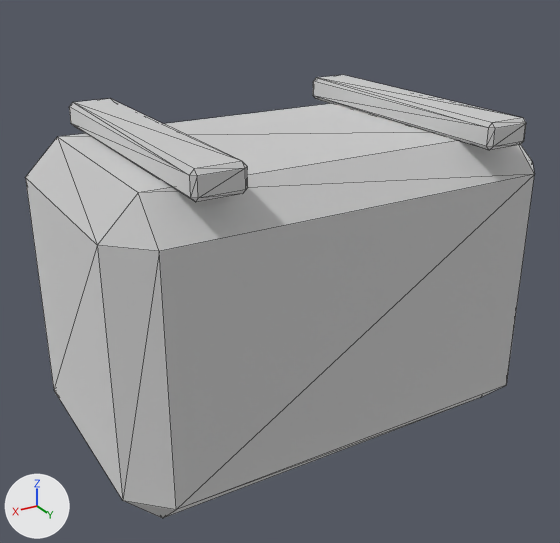
Two versions of the glTF model ambush_loop/art/v2/models/ammo_pack_lod0.glb, one commit apart.
Rendered twice from a camera (50 mm lens) standing at (0.281, 0.458, 0.346) and looking at (0.01, 0.006, 0.12). The lights are fixed; the arrows at lower left show +X, +Y and +Z. The picture after the commit comes second. Mesh edges are drawn as thin lines. Vertices at exactly the same position are counted once.

Script lines for the objects in view, before the commit:
```python
me_cube_365 = bpy.data.meshes.new('Cube.365')
me_cube_365.from_pydata(...)  # 72 vertices, 132 faces; spans x -0.165..0.165, y -0.105..0.105, z 0.0..0.237
me_cube_365.materials.append(mat_v2_actor_atlas)  # white #e7e7e7
ob_ammo_pack_body = bpy.data.objects.new('ammo_pack_body', me_cube_365)
ob_ammo_pack_body.location = (0.0, 0.0, 0.0)
```
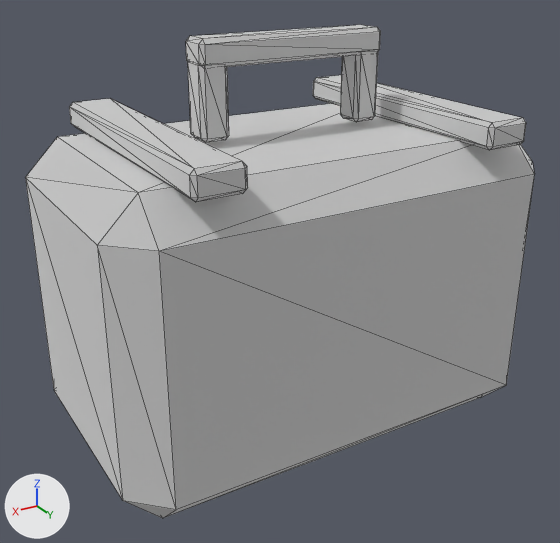
Location of each change, [x1, y1, x2, y2] in pixels of the pictures (560 x 543 px; the box of a moved part takes in the faces that stretch with it):
'ammo_pack_body', reshaped (11% taller)
    before: [25, 75, 535, 518]
    after: [25, 25, 535, 518]
part 1 of me_cube_365, added
    after: [340, 52, 378, 122]
part 2 of me_cube_365, added
    after: [186, 25, 381, 67]
part 3 of me_cube_365, added
    after: [188, 62, 229, 143]
part 4 of me_cube_365, moved or reshaped
    both: [25, 75, 535, 518]

The change, as a list of edits to the scene's bpy script:
```text
Change me_cube_365:
    used by ob_ammo_pack_body; location = (0.0, 0.0, 0.0)
    remove me_cube_365.from_pydata(...)  # 72 vertices, 132 faces; spans x -0.165..0.165, y -0.105..0.105, z 0.0..0.237
    add me_cube_365.from_pydata(...)  # 144 vertices, 264 faces; spans x -0.165..0.165, y -0.105..0.105, z 0.0..0.289
    me_cube_365 part 1: a new loose piece of 24 vertices spanning x -0.07..-0.05, y -0.011..0.011, z 0.224..0.276, in mat_v2_actor_atlas (white #e7e7e7)
    me_cube_365 part 2: a new loose piece of 24 vertices spanning x -0.07..0.07, y -0.013..0.013, z 0.271..0.289, in mat_v2_actor_atlas (white #e7e7e7)
    me_cube_365 part 3: a new loose piece of 24 vertices spanning x 0.05..0.07, y -0.011..0.011, z 0.224..0.276, in mat_v2_actor_atlas (white #e7e7e7)
    me_cube_365 part 4
    108 faces are deleted
    108 new faces join them
```
